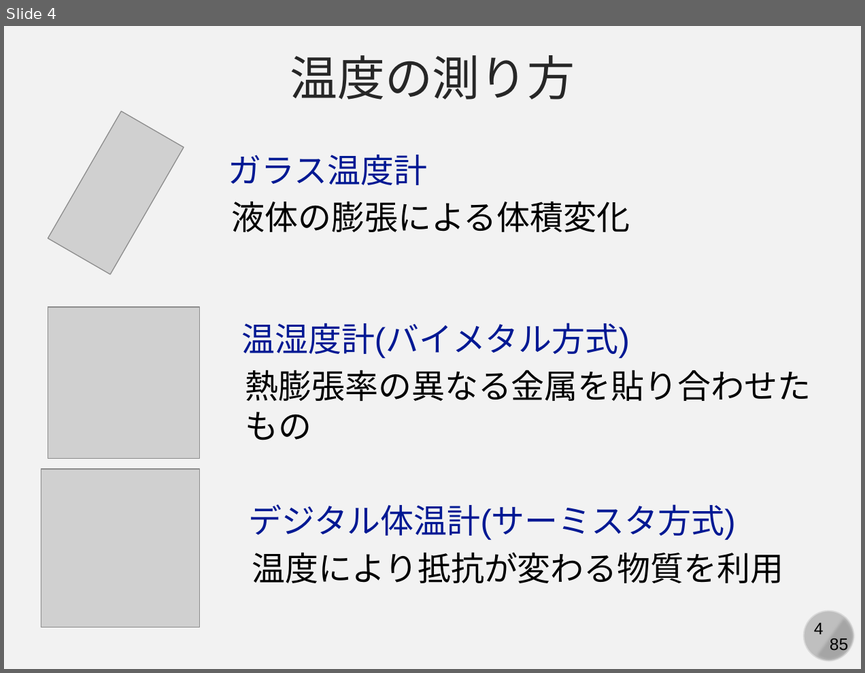
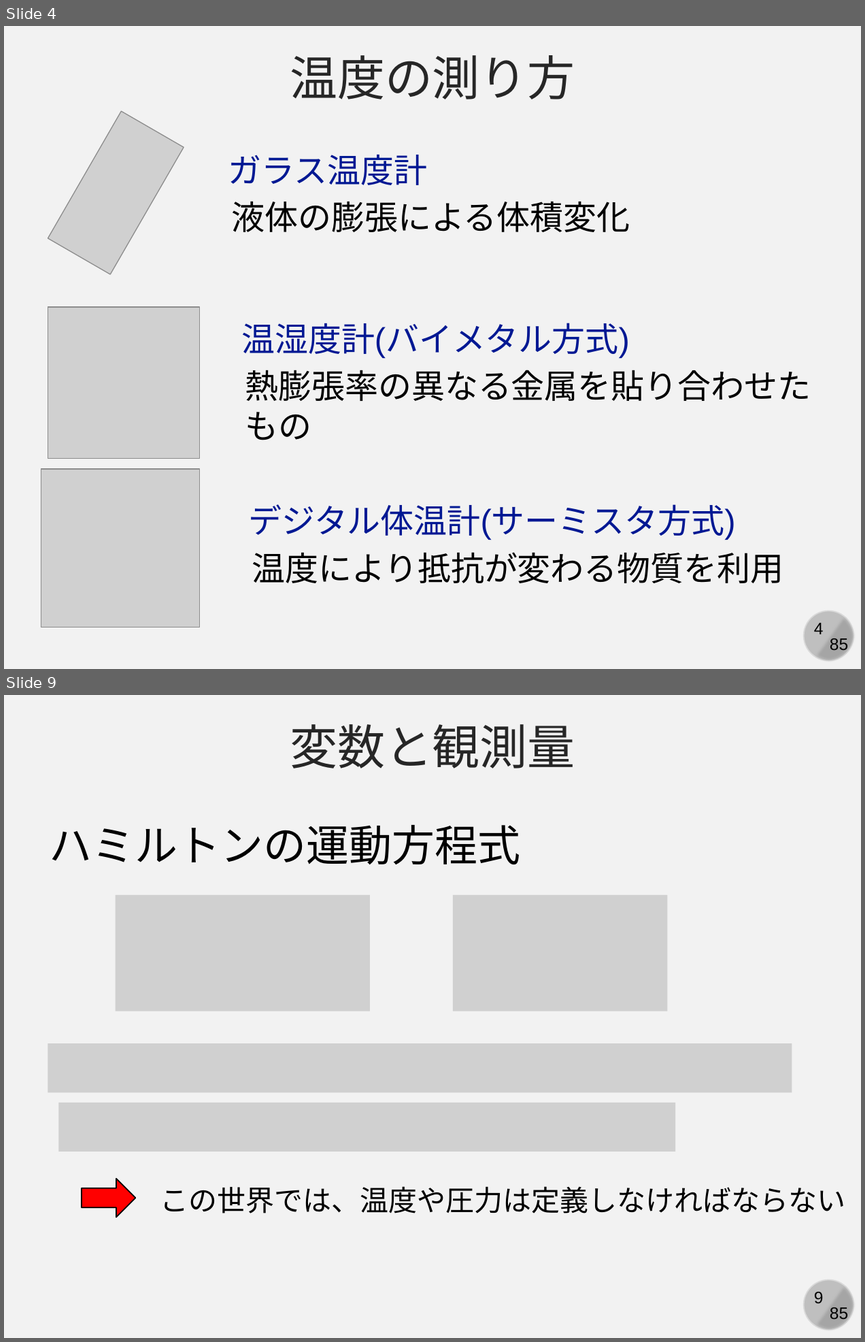
Before and after one commit to kaityo256/simulation_engineering, a slide deck: 06_md_observable/simulation06.pptx. Shown one above the other, each under a label of ours: slide 4 before the commit, slides 4 and 9 after it; the slides between them are not shown. The pictures are 865x673 and 865x1342 pixels, drawn with LibreOffice and Linux fonts; fonts in the diff are those of the drawing; grey boxes stand for pictures. Boxes give left, top, right and bottom in pixels: in the first picture for what was removed or moved away, otherwise in the second. Text is boxed around its words. In the diff, an @@ line names an element or a change of style, - is before the commit and + after.

```diff
--- a/06_md_observable/simulation06.pptx
+++ b/06_md_observable/simulation06.pptx
@@ slide 9 added at (4, 695, 861, 1338), background #F2F2F2; not listed: 4 template elements that a slide beside it also shows @@
@@ text added at (290, 724, 575, 768), 40 pt, text #262626 @@
+変数と観測量
@@ text added at (50, 825, 521, 864), 36 pt, text #000000 @@
+ハミルトンの運動方程式
@@ picture added at (116, 895, 370, 1011) @@
@@ picture added at (453, 895, 668, 1011) @@
@@ picture added at (48, 1043, 791, 1091) @@
@@ picture added at (59, 1102, 676, 1151) @@
@@ right arrow added at (82, 1178, 136, 1217), fill #FF0000, outline #000000 1 pt @@
@@ text added at (160, 1186, 845, 1213), 24 pt, text #000000 @@
+この世界では、温度や圧力は定義しなければならない
```
Also in this commit, not shown: 2 slides changed, 8 other slides added.
